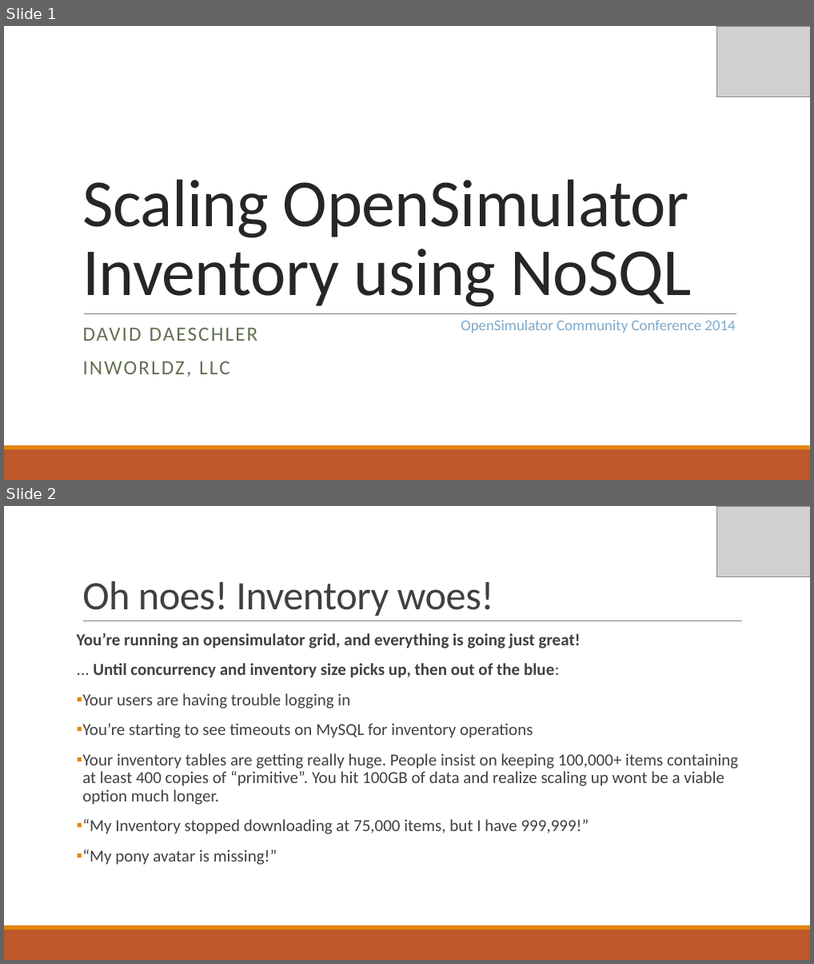
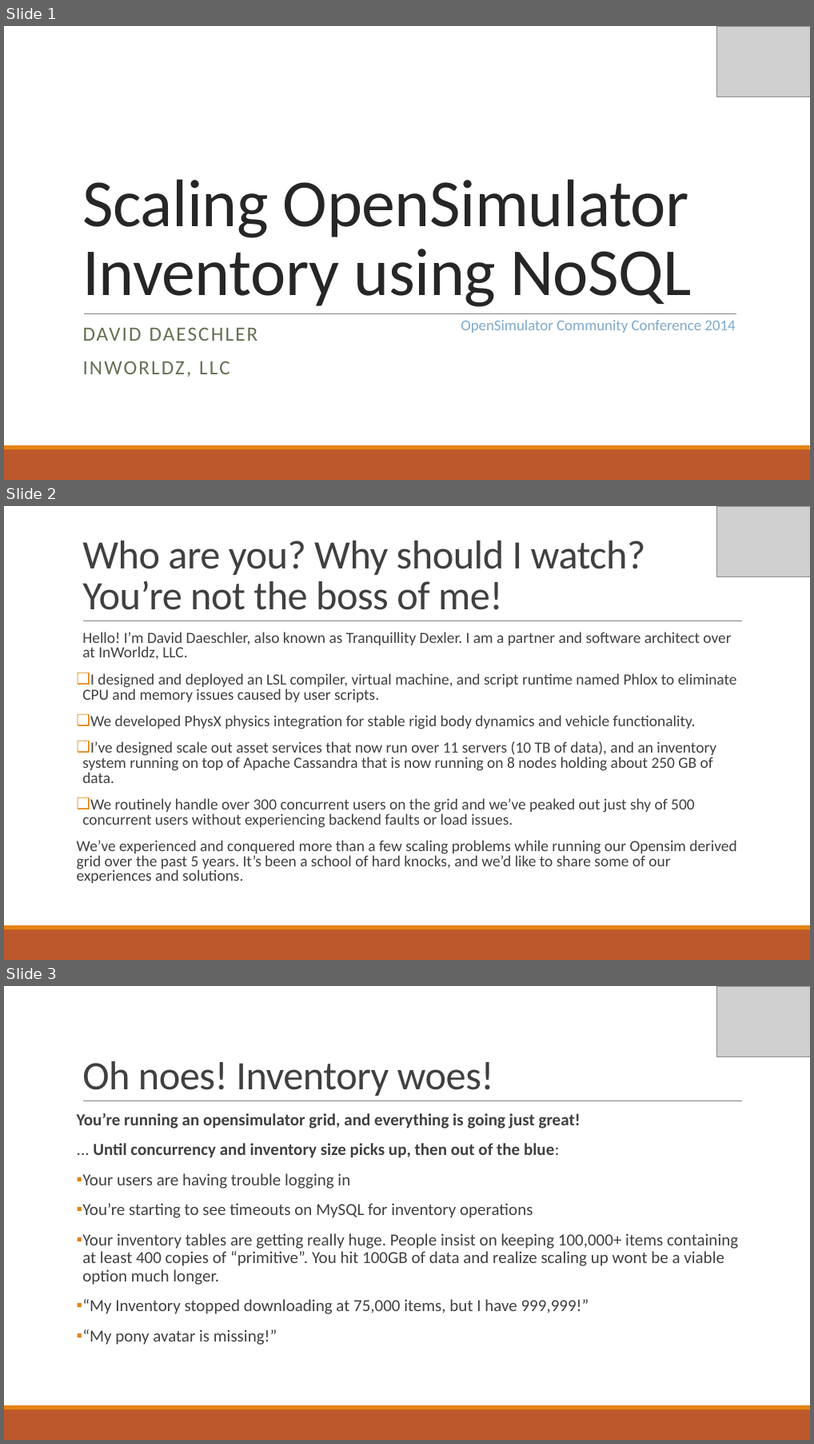
Before and after one commit to IslandzVW/opensim-cql-inventory, a slide deck: presentation/Scaling OpenSimulator Inventory using NoSQL.pptx. Shown one above the other, each under a label of ours: slides 1 and 2 before the commit, slides 1, 2 and 3 after it. The pictures are 814x964 and 814x1444 pixels, drawn with LibreOffice and Linux fonts; fonts in the diff are those of the drawing; grey boxes stand for pictures. Boxes give left, top, right and bottom in pixels: in the first picture for what was removed or moved away, otherwise in the second. Text is boxed around its words. In the diff, an @@ line names an element or a change of style, - is before the commit and + after.

Commit message:
Add the "who are you??" slide.

```diff
--- a/presentation/Scaling OpenSimulator Inventory using NoSQL.pptx
+++ b/presentation/Scaling OpenSimulator Inventory using NoSQL.pptx
@@ slide 2 added at bbox=[4, 506, 810, 960], background #FFFFFF; not listed: 3 template elements that a slide beside it also shows @@
@@ picture added at bbox=[718, 506, 810, 577] @@
@@ title added at bbox=[82, 540, 646, 610], 48 pt, text #404040 @@
+Who are you? Why should I watch? You’re not the boss of me!
@@ text added at bbox=[77, 632, 738, 883], 18.5 pt, text #404040 @@
+  Hello! I’m David Daeschler, also known as Tranquillity Dexler. I am a partner and software architect over at InWorldz, LLC.
+❑ I designed and deployed an LSL compiler, virtual machine, and script runtime named Phlox to eliminate CPU and memory issues caused by user scripts.
+❑ We developed PhysX physics integration for stable rigid body dynamics and vehicle functionality.
+❑ I’ve designed scale out asset services that now run over 11 servers (10 TB of data), and an inventory system running on top of Apache Cassandra that is now running on 8 nodes holding about 250 GB of data.
+❑ We routinely handle over 300 concurrent users on the grid and we’ve peaked out just shy of 500 concurrent users without experiencing backend faults or load issues.
+We’ve experienced and conquered more than a few scaling problems while running our Opensim derived grid over the past 5 years. It’s been a school of hard knocks, and we’d like to share some of our experiences and solutions.
@@ what was slide 2 is now slide 3 @@
```
